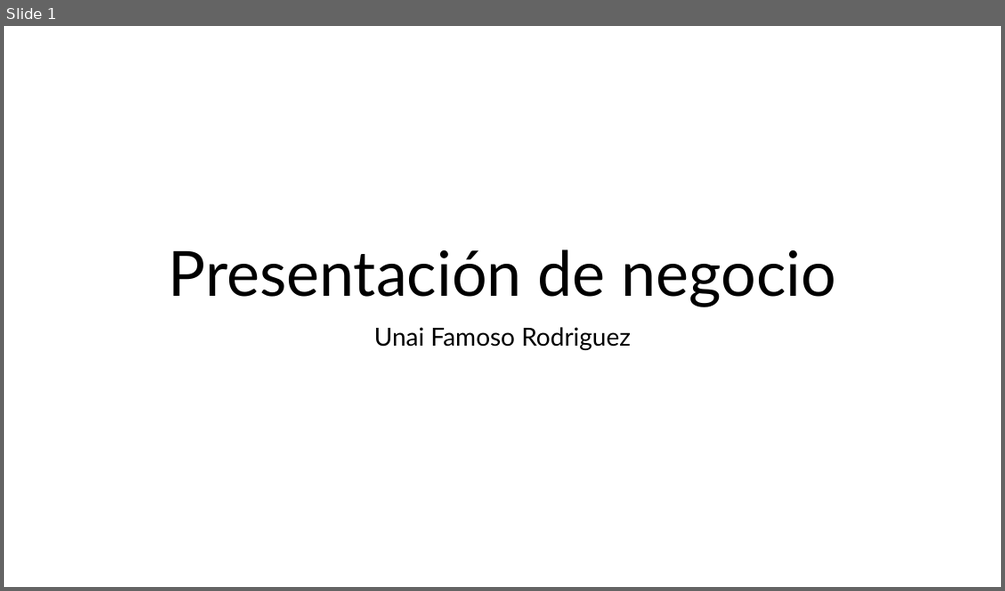
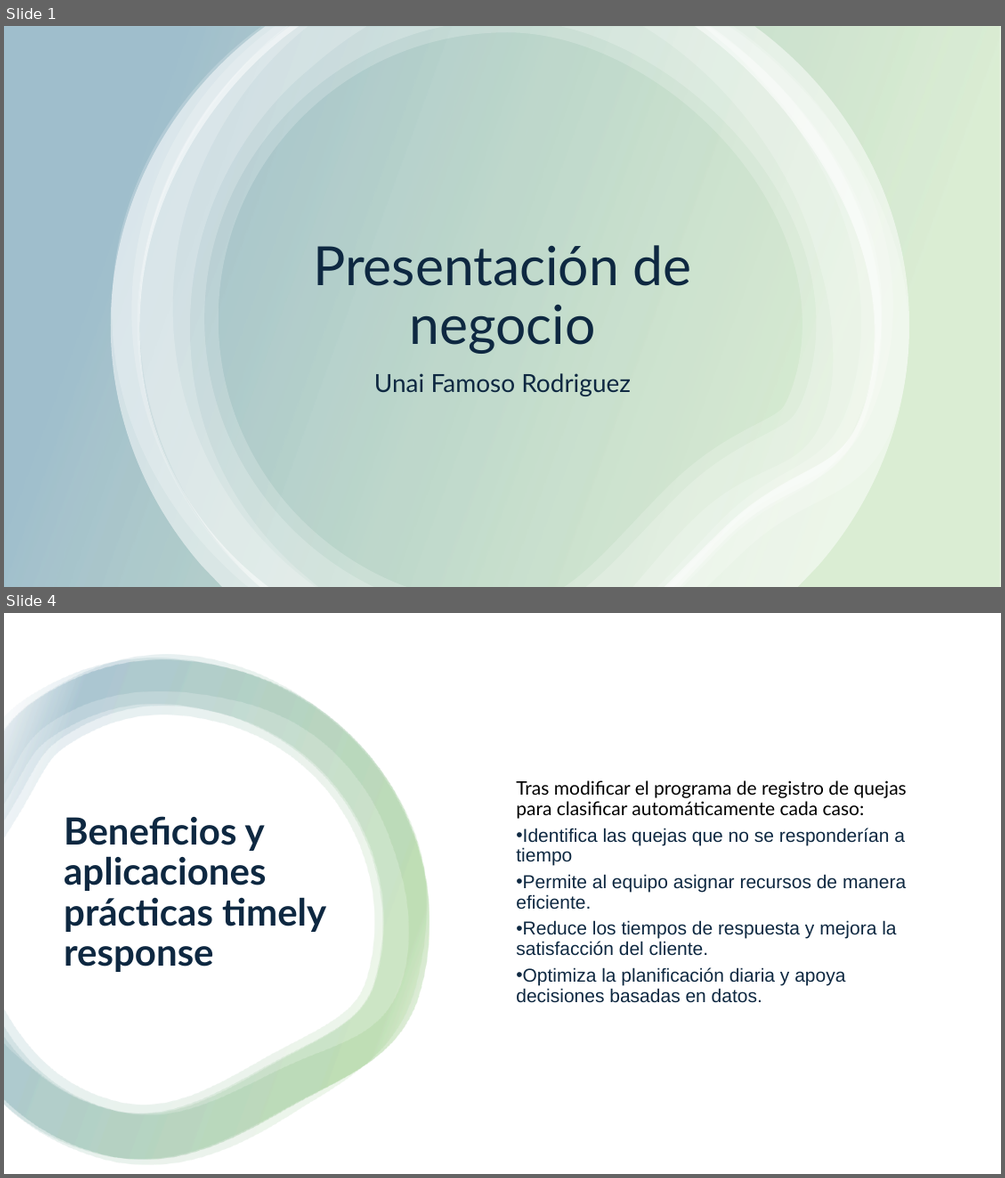
Before and after one commit to UnaiFam/Projecto-Final-ML, a slide deck: docs/Presentacion de negocio.pptx. Shown one above the other, each under a label of ours: slide 1 before the commit, slides 1 and 4 after it; the slides between them are not shown. The pictures are 1005x591 and 1005x1178 pixels, drawn with LibreOffice and Linux fonts; fonts in the diff are those of the drawing. Boxes give left, top, right and bottom in pixels: in the first picture for what was removed or moved away, otherwise in the second. Text is boxed around its words. In the diff, an @@ line names an element or a change of style, - is before the commit and + after.

```diff
--- a/docs/Presentacion de negocio.pptx
+++ b/docs/Presentacion de negocio.pptx
@@ slide 4 added at box(4, 613, 1001, 1174), background #FFFFFF @@
@@ rectangle added at box(4, 613, 1001, 1174), fill #FFFFFF @@
@@ group added at box(4, 655, 429, 1165): 4 freeform shapes @@
@@ text added at box(516, 780, 906, 1003), 18 pt, text #0E2841 @@
+Tras modificar el programa de registro de quejas para clasificar automáticamente cada caso:
+• Identifica las quejas que no se responderían a tiempo
+• Permite al equipo asignar recursos de manera eficiente.
+• Reduce los tiempos de respuesta y mejora la satisfacción del cliente.
+• Optimiza la planificación diaria y apoya decisiones basadas en datos.
@@ title added at box(64, 816, 326, 972), 36 pt, text #0E2841, bold @@
+Beneficios y aplicaciones prácticas timely response
@@ slide 1 changed as well @@
@@ rectangle added at box(4, 26, 1001, 587), fill gradient #4EA72E to #156082 @@
@@ group added at box(111, 26, 909, 587): 6 freeform shapes @@
@@ title "Presentación de negocio": place and size @@
-title "Presentación de negocio" at box(169, 249, 836, 307)
+title "Presentación de negocio" at box(313, 245, 692, 354)
@@ title "Presentación de negocio" at box(313, 245, 692, 354): size 60 to 52 pt, text colour #000000 to #0E2841 @@
@@ subtitle "Unai Famoso Rodriguez": place and size @@
-subtitle "Unai Famoso Rodriguez" at box(374, 327, 631, 350)
+subtitle "Unai Famoso Rodriguez" at box(374, 373, 631, 396)
@@ subtitle "Unai Famoso Rodriguez" at box(374, 373, 631, 396): text colour #000000 to #0E2841 @@
```
Also in this commit, not shown: 8 other slides added, 3 slides removed, 28 other files.
